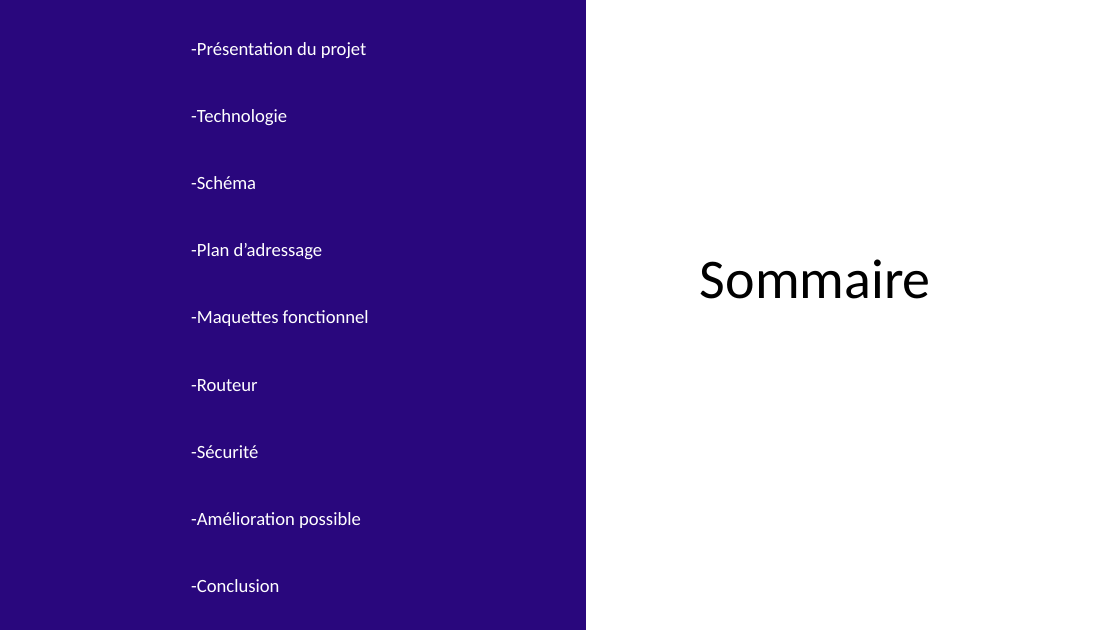
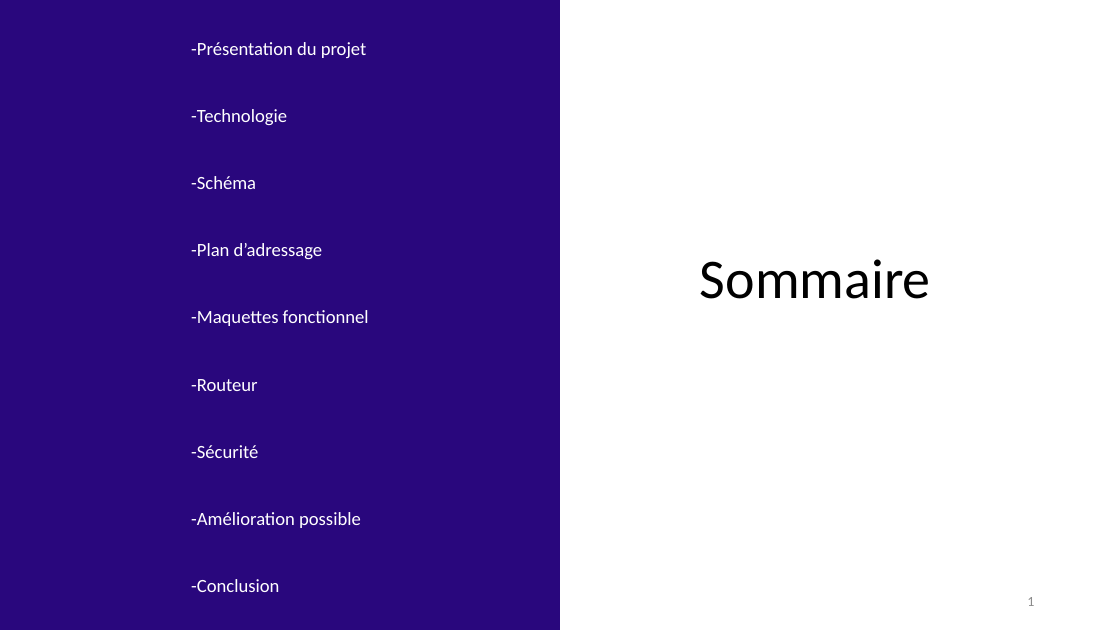
Before and after one commit to SulienP/infrav2, a slide deck: slide 1 of oral.pptx (slide 2 before the commit). Drawn at 1120x630 pixels with LibreOffice and Linux fonts; fonts in the diff are those of the drawing. Boxes give left, top, right and bottom in pixels: in the first picture for what was removed or moved away, otherwise in the second. Text is boxed around its words. In the diff, an @@ line names an element or a change of style, - is before the commit and + after.

```diff
--- a/oral.pptx
+++ b/oral.pptx
@@ rectangle: place and size @@
-rectangle at box(0, 0, 586, 630)
+rectangle at box(0, 0, 560, 630)
@@ page number added at box(1027, 597, 1034, 606), 12 pt, text #8C8C8C @@
+1
```
Also in this commit, not shown: 9 other slides changed, 1 slide removed.
